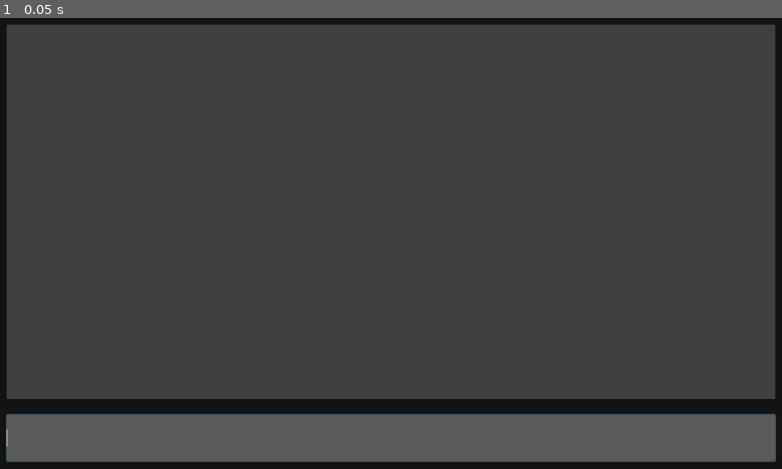
Above: before the commit, frame 1.
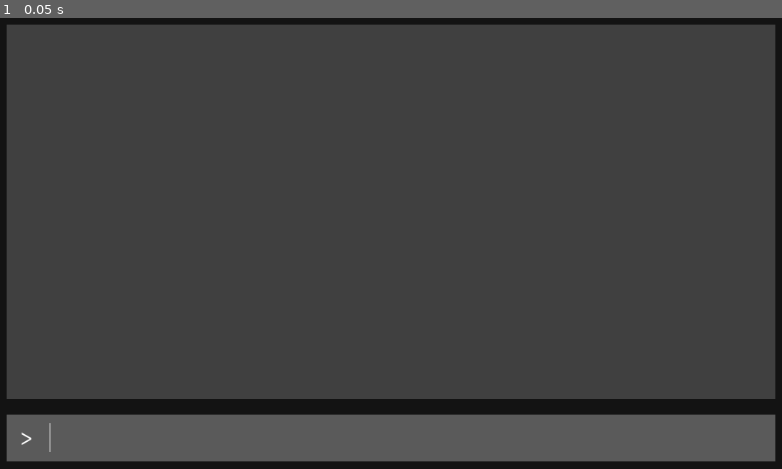
Above: after the commit, the same moment.

Repository: jgrimes10/text-adventure-tutorial
Game: Godot game, scene res://Game.tscn
Same seed, same stepped clock (60 frames per second), same inputs: the game is played once before the commit and once after it.
Inputs:
- Up to frame 1 (0.05 s): no input

The runs differ from the first frame. In frame 1, 0.5% of the frame differs, in the area x 0-100%, y 87-99%.

Commit message:
Add max input length of 48. Add caret before input area to give retro feel. Remove style on text-box focus.

Diff:
--- a/Game.tscn
+++ b/Game.tscn
@@ -1,7 +1,7 @@
-[gd_scene load_steps=7 format=2]
+[gd_scene load_steps=8 format=2]
 
 [ext_resource path="res://Input.gd" type="Script" id=1]
-[ext_resource path="res://fonts/font_resources/plex_mono_16.tres" type="DynamicFont" id=2]
+[ext_resource path="res://fonts/font_resources/plex_mono_28.tres" type="DynamicFont" id=2]
 
 [sub_resource type="StyleBoxFlat" id=1]
 bg_color = Color( 0.0784314, 0.0784314, 0.0784314, 1 )
@@ -11,6 +11,8 @@
 
 [sub_resource type="StyleBoxFlat" id=3]
 bg_color = Color( 0.355469, 0.355469, 0.355469, 1 )
+
+[sub_resource type="StyleBoxEmpty" id=5]
 
 [sub_resource type="StyleBoxEmpty" id=4]
 
@@ -54,10 +56,25 @@
 rect_min_size = Vector2( 0, 60 )
 custom_styles/panel = SubResource( 3 )
 
-[node name="Input" type="LineEdit" parent="Background/MarginContainer/Rows/InputArea"]
+[node name="HBoxContainer" type="HBoxContainer" parent="Background/MarginContainer/Rows/InputArea"]
 margin_right = 984.0
 margin_bottom = 60.0
+
+[node name="Caret" type="Label" parent="Background/MarginContainer/Rows/InputArea/HBoxContainer"]
+margin_top = 11.0
+margin_right = 51.0
+margin_bottom = 48.0
+custom_fonts/font = ExtResource( 2 )
+text = " > "
+
+[node name="Input" type="LineEdit" parent="Background/MarginContainer/Rows/InputArea/HBoxContainer"]
+margin_left = 55.0
+margin_right = 984.0
+margin_bottom = 60.0
+size_flags_horizontal = 3
+custom_styles/focus = SubResource( 5 )
 custom_styles/normal = SubResource( 4 )
 custom_fonts/font = ExtResource( 2 )
+max_length = 48
 caret_blink = true
 script = ExtResource( 1 )
--- /dev/null
+++ b/fonts/font_resources/plex_mono_28.tres
@@ -0,0 +1,7 @@
+[gd_resource type="DynamicFont" load_steps=2 format=2]
+
+[ext_resource path="res://fonts/base_fonts/IBMPlexMono-Regular.ttf" type="DynamicFontData" id=1]
+
+[resource]
+size = 28
+font_data = ExtResource( 1 )
